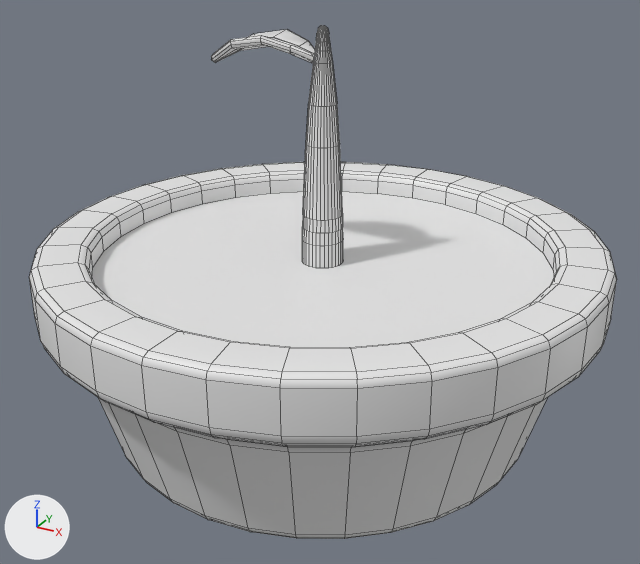
The FBX model Assets/FBX/ModularBuildingSystem/Props/Plant_1.fbx as it was, and as the next commit left it.
Both versions are drawn from a 50 mm lens placed at (0.565, -1.035, 0.74), pointed at (0.009, -0.024, 0.234). Arrows for +X, +Y and +Z are at lower left; the lights stay in place. Mesh edges are drawn as thin lines. Materials are left out; every surface is plain grey.

Objects in the first picture: 'Vase'.
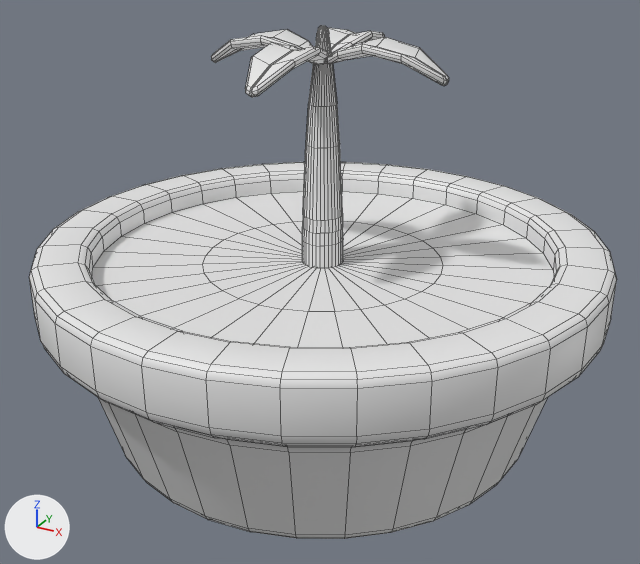
What differs and where, as boxes [x1, y1, x2, y2] in the pictures (640 x 564 px):
'Vase', reshaped, turned: [29, 26, 617, 539] in both
part 1 of me_cylinder_013, added: after [328, 28, 384, 54]
part 2 of me_cylinder_013, added: after [211, 29, 313, 62]
part 3 of me_cylinder_013, added: after [245, 42, 328, 97]
part 4 of me_cylinder_013, built on: [92, 191, 554, 348] in both

What the commit changed:
me_cylinder_013 is used by ob_vase; location (0.0, 0.0, 0.0).
me_cylinder_013 had 1010 vertices, 947 faces and spanned x -0.4..0.4, y -0.4..0.4, z 0.0..0.583.
me_cylinder_013 now has 1320 vertices, 1250 faces and spans x -0.4..0.4, y -0.4..0.4, z 0.0..0.583.
me_cylinder_013 part 1: the loose piece of 82 vertices spanning x -0.173..-0.006, y -0.036..0.036, z 0.522..0.57 is copied, and the copy is turned 90 degrees about the z axis through the mesh origin; it spans x -0.036..0.036, y -0.173..-0.006, z 0.522..0.57.
me_cylinder_013 part 2: the loose piece of 82 vertices spanning x -0.173..-0.006, y -0.036..0.036, z 0.522..0.57 is copied, and the copy is turned -180 degrees about the z axis through the mesh origin; it spans x 0.006..0.173, y -0.036..0.036, z 0.522..0.57.
me_cylinder_013 part 3: the loose piece of 82 vertices spanning x -0.173..-0.006, y -0.036..0.036, z 0.522..0.57 is copied, and the copy is turned -90 degrees about the z axis through the mesh origin; it spans x -0.036..0.036, y 0.006..0.173, z 0.522..0.57.
Part 4, on me_cylinder_013:
1 face is deleted.
64 vertices are added at x -0.171..0.171, y -0.171..0.171, z 0.257.
64 new faces join them.
Object 'Vase' (ob_vase) turns from (0, 0, 0) to (0, 0, -180) degrees about x, y and z.
